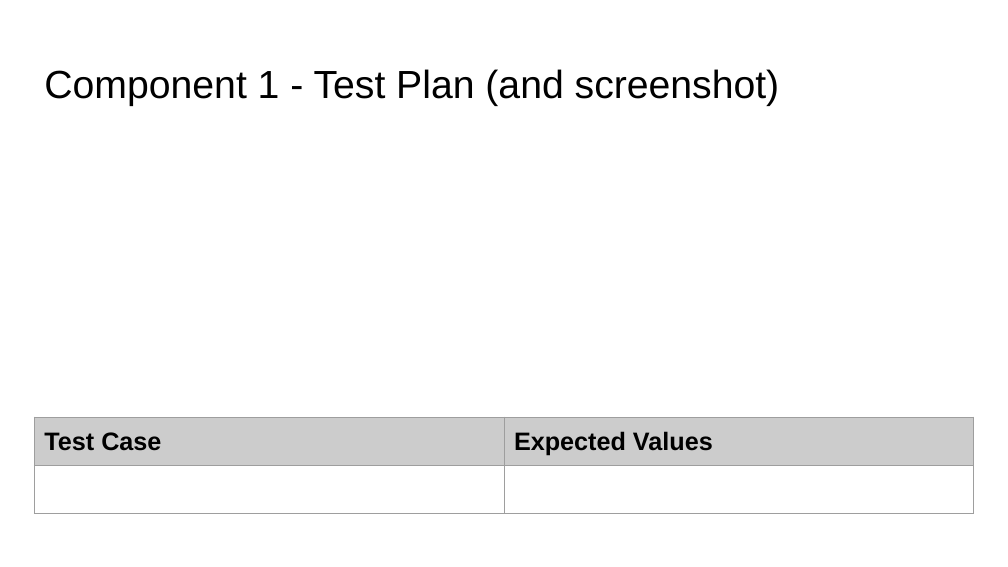
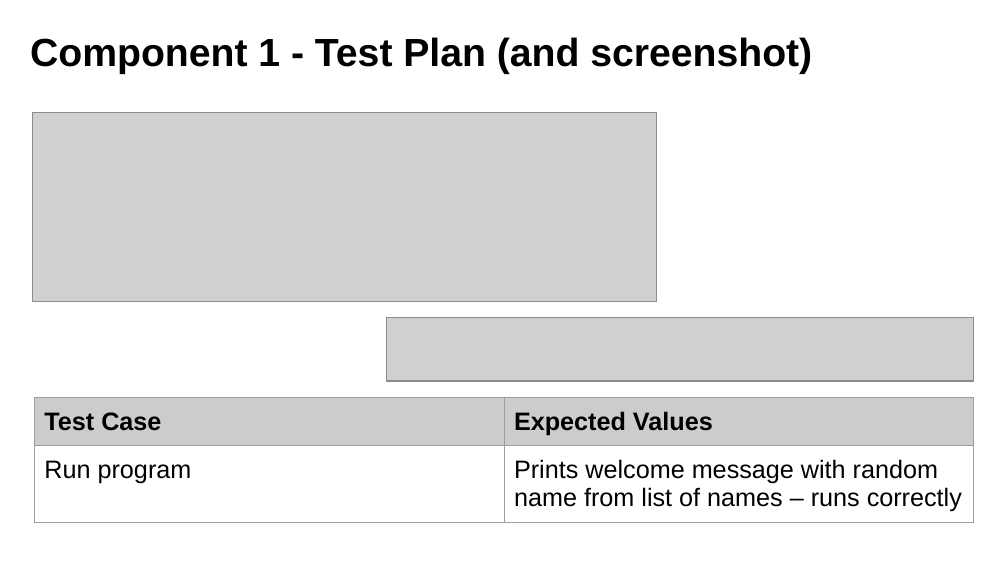
Before and after one commit to danettp/ds_nuts_bot, a slide deck: slide 15 of Danett Pepito - 000_91896 _ 91897 Documentation - 2150400.pptx. Drawn at 1008x567 pixels with LibreOffice and Linux fonts; fonts in the diff are those of the drawing; grey boxes stand for pictures; background and template pictures are left out. Boxes give left, top, right and bottom in pixels: in the first picture for what was removed or moved away, otherwise in the second. Text is boxed around its words. In the diff, an @@ line names an element or a change of style, - is before the commit and + after.

Commit message:
Created welcome v1
Created welcome v1 under components folder and created ds_nuts_bot.py

```diff
--- a/Danett Pepito - 000_91896 _ 91897 Documentation - 2150400.pptx
+++ b/Danett Pepito - 000_91896 _ 91897 Documentation - 2150400.pptx
@@ title "Component 1 - Test Plan ...": place and size @@
-title "Component 1 - Test Plan ..." at (44,69,780,106)
+title "Component 1 - Test Plan ..." at (30,37,812,74)
@@ title "Component 1 - Test Plan ..." at (30,37,812,74): bold on @@
@@ picture added at (32,112,656,301) @@
@@ picture added at (386,318,974,381) @@
@@ table at (34,397,974,558) @@
-row 2, column 1: 
+row 2, column 1: Run program
-row 2, column 2: 
+row 2, column 2: Prints welcome message with random name from list of names – runs correctly
@@ table: place and size @@
-table at (34,417,974,518)
+table at (34,397,974,558)
```
Also in this commit, not shown: 1 slide added, 2 other files.
